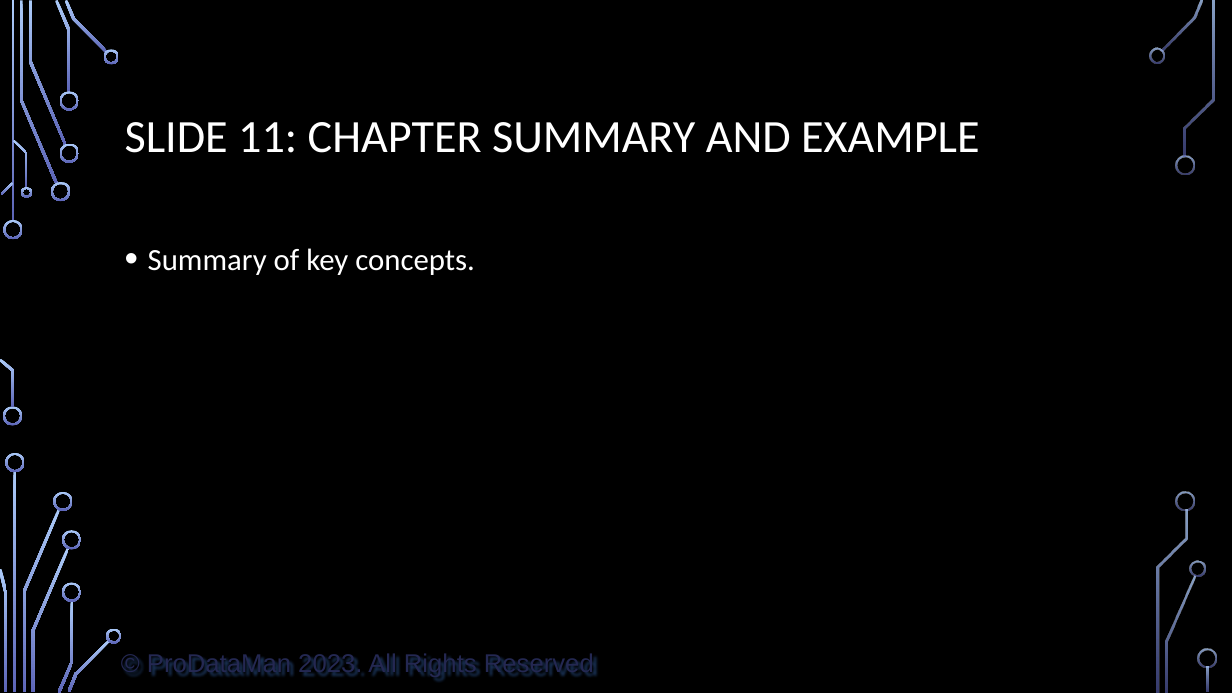
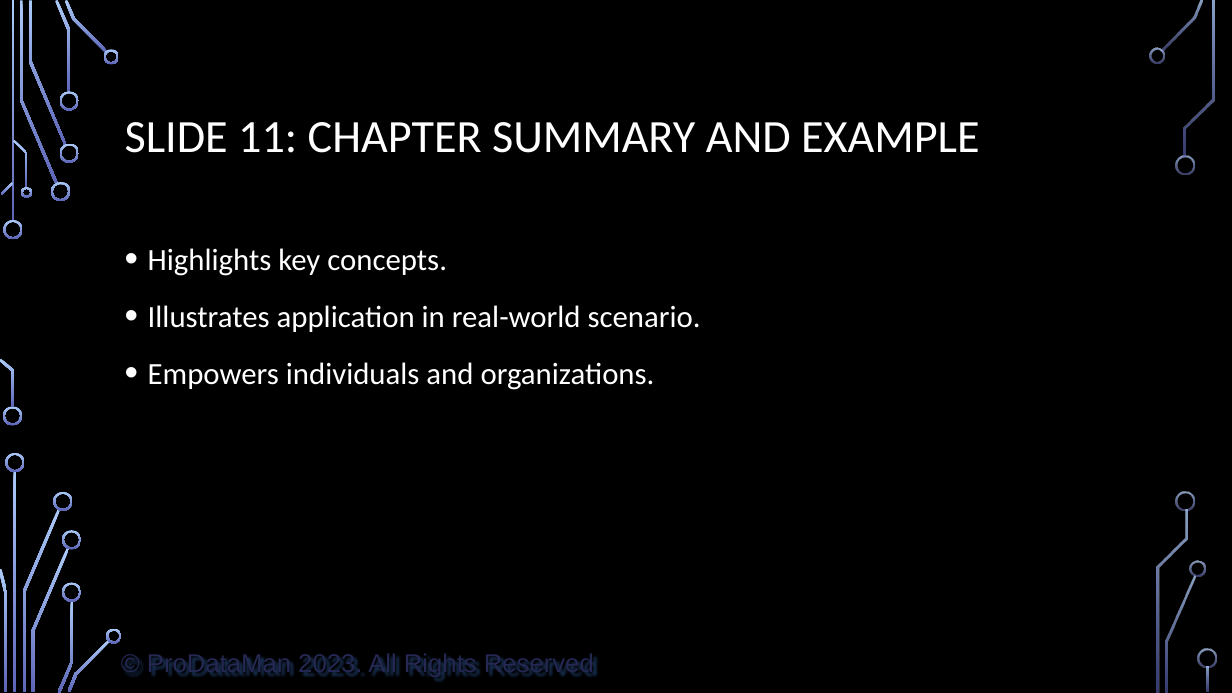
Before and after one commit to ProDataMan/Data-Literacy, a slide deck: slide 12 of Chapter09.pptx. Drawn at 1232x693 pixels with LibreOffice and Linux fonts; fonts in the diff are those of the drawing; background and template pictures are left out. Boxes give left, top, right and bottom in pixels: in the first picture for what was removed or moved away, otherwise in the second. Text is boxed around its words. In the diff, an @@ line names an element or a change of style, - is before the commit and + after.

```diff
--- a/Chapter09.pptx
+++ b/Chapter09.pptx
@@ text at [148,248,701,390]: text changed @@
-• Summary of key concepts.
+• Highlights key concepts.
+• Illustrates application in real-world scenario.
+• Empowers individuals and organizations.
```
Also in this commit, not shown: 11 other slides changed, 1 other file.
